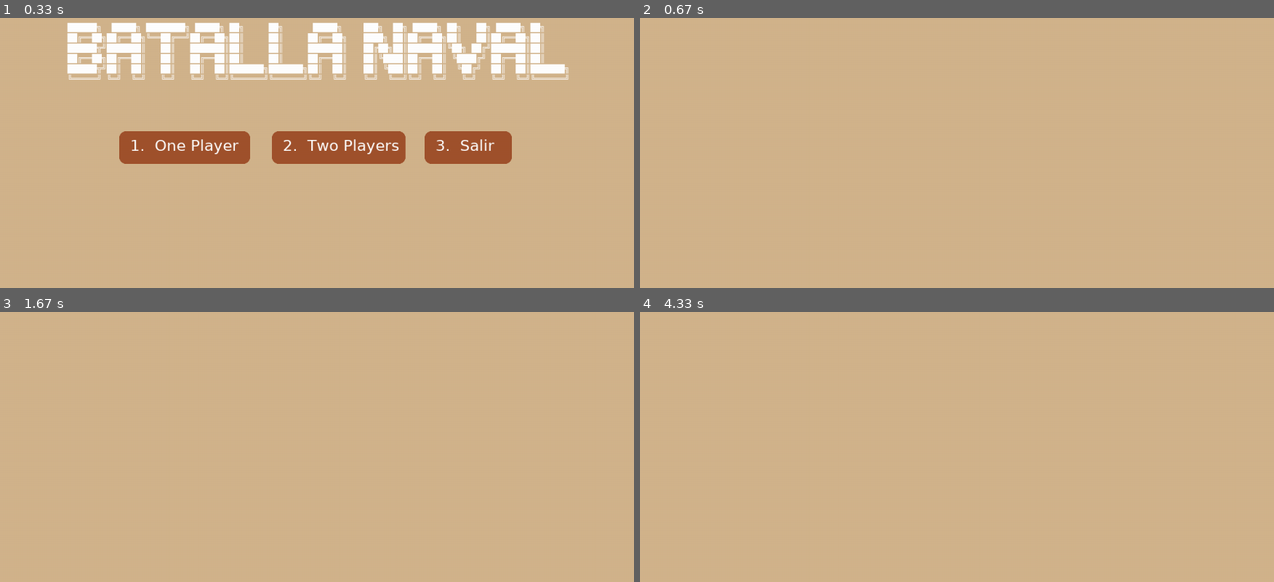
Above: before the commit, frames 1-4 (two rows, left to right).
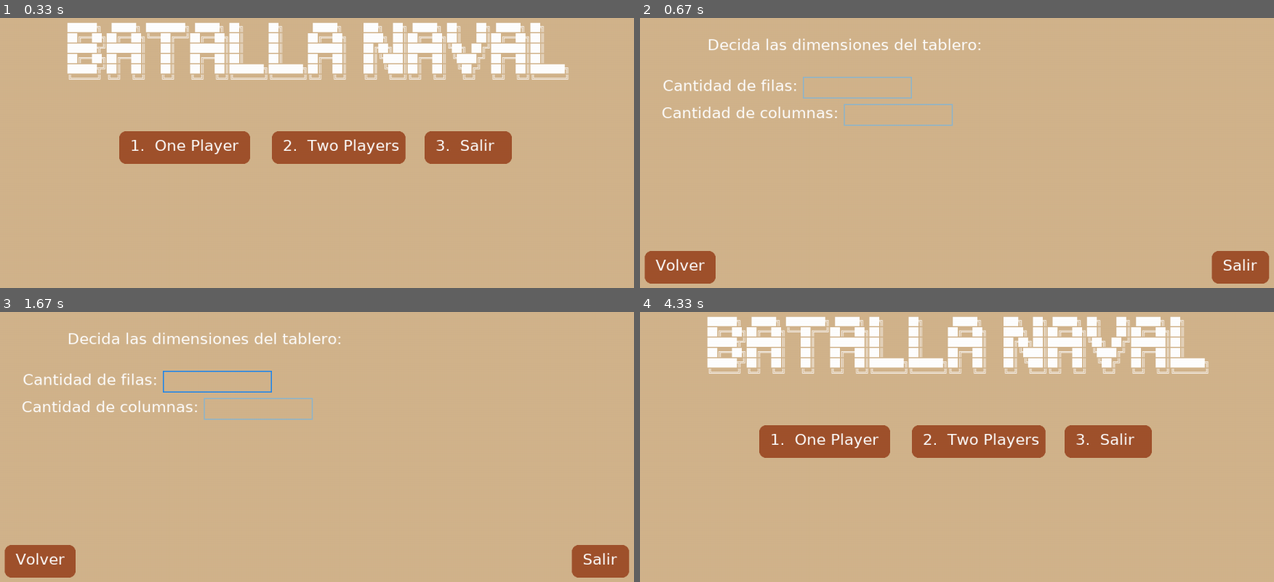
Above: after the commit, the same moments.

Repository: FranWeinmann/Batalla-Naval
Game: pygame game, started from naval-Oliver-Weinmann-pygame.py
Same seed, same stepped clock (60 frames per second), same inputs: the game is played once before the commit and once after it.
Inputs (mouse positions are in pixels of both pictures, inside the frame that each line leads up to):
- Up to frame 1 (0.33 s): no input
- Up to frame 2 (0.67 s): click (963, 136) at 0.38 s
- Up to frame 3 (1.67 s): click (38, 560) at 0.72 s, where only the run after the commit has a clickable "Volver"; click (183, 441) at 1.05 s, where only the run after the commit has a clickable "1. One Player"; click (215, 382) at 1.38 s
- Up to frame 4 (4.33 s): hold Enter 1.67-2.13 s; click (937, 517) at 2.27 s; click (899, 409) at 3.1 s; click (1140, 401) at 3.43 s; click (678, 560) at 4.27 s, where only the run after the commit has a clickable "Volver"

Frame 1 is identical in both runs. In frame 2, 4.2% of the frame differs, in the area x 0-100%, y 7-99%; in frame 3, 4.2%; in frame 4, 16%, in the area x 10-90%, y 1-55%.

Commit message:
Avanzando con pygame

Diff:
--- a/naval-Oliver-Weinmann-pygame.py
+++ b/naval-Oliver-Weinmann-pygame.py
@@ -35,9 +35,13 @@
 BUTTON_PRESSED = (139, 69, 19)
 
 # Input de nombre
-input_box = pygame.Rect(300, 200, 200, 40)
-input_active = False
-input_text = ''
+input_box_filas = pygame.Rect(300, 200, 200, 40)
+input_active_filas = False
+input_text_filas = ''
+
+input_box_columnas = pygame.Rect(300, 200, 200, 40)
+input_active_columnas = False
+input_text_columnas = ''
 
 text_lines = [
     "██████╗  █████╗ ████████╗ █████╗ ██╗     ██╗      █████╗   ███╗  ██╗ █████╗ ██╗   ██╗ █████╗ ██╗     ",
@@ -53,32 +57,49 @@
     text = secondFont.render(textOptions, True, WHITE)
     screen.blit(text, (125, 125))
 
-# Función para mostrar los inputs
-def show_labeled_input(label, input_box, active, text, events, label_offset=(0, 0)):
+# Función para mostrar los inputs con posición controlada por offset
+def show_labeled_input(label, base_rect, active, text, events, offset_pos=(0, 0), label_offset=(0, 0)):
+    # Colores de los bordes del input
     color_inactive = pygame.Color('lightskyblue3')
     color_active = pygame.Color('dodgerblue2')
     color = color_active if active else color_inactive
 
+    # Copiamos el input_box con su posición desplazada
+    input_box = pygame.Rect(
+        base_rect.x + offset_pos[0],
+        base_rect.y + offset_pos[1],
+        base_rect.w,
+        base_rect.h
+    )
+
+    # Manejo de eventos
     for event in events:
         if event.type == pygame.MOUSEBUTTONDOWN:
+            # Si se hace clic en este input, se activa
             if input_box.collidepoint(event.pos):
-                active = not active
+                active = True
             else:
                 active = False
         if event.type == pygame.KEYDOWN and active:
             if event.key == pygame.K_RETURN:
                 print(f"{label} ingresado:", text)
-                return '', active  # Limpiar el texto
+                return '', active  # Limpiar texto
             elif event.key == pygame.K_BACKSPACE:
                 text = text[:-1]
             else:
                 text += event.unicode
 
-    # Mostrar etiqueta
+    # Dibujar la etiqueta
     label_surface = secondFont.render(f"{label}:", True, WHITE)
-    screen.blit(label_surface, (input_box.x - label_surface.get_width() - 10 + label_offset[0], input_box.y + label_offset[1]))
+    screen.blit(
+        label_surface,
+        (
+            input_box.x - label_surface.get_width() - 10 + label_offset[0],
+            input_box.y + label_offset[1]
+        )
+    )
 
-    # Mostrar texto ingresado
+    # Dibujar el texto del input
     txt_surface = secondFont.render(text, True, WHITE)
     width = max(200, txt_surface.get_width() + 10)
     input_box.w = width
@@ -86,8 +107,6 @@
     pygame.draw.rect(screen, color, input_box, 2)
 
     return text, active
-
-
 
 # Función para mostrar el texto grande
 def showBatallaNaval():
@@ -116,6 +135,8 @@
                 page = 1
             elif textChange == '2.  Two Players':
                 page = 2
+            elif textChange == 'Volver':
+                page = 0
     else:
         pygame.mouse.set_cursor(pygame.SYSTEM_CURSOR_ARROW)
         button_color = BUTTON
@@ -138,12 +159,18 @@
         show_button("1.  One Player", (220, 300, 240, 60))
         show_button("2.  Two Players", (500, 300, 245, 60))
         show_button("3.  Salir", (780, 300, 160, 60))
-
     elif page == 1:
         show_text("Decida las dimensiones del tablero:")
         show_button("Salir", (1050, 520, 105, 60))
-        input_text, input_active = show_labeled_input("Nombre", input_box, input_active, input_text, eventos)
+        show_button("Volver", (10, 520, 130, 60))
+        input_text_filas, input_active_filas = show_labeled_input("Cantidad de filas", input_box_filas, input_active_filas, input_text_filas, eventos)
+        input_text_columnas, input_active_columnas = show_labeled_input("Cantidad de columnas", input_box_columnas, input_active_columnas, input_text_columnas, eventos, offset_pos=(75, 50))
     elif page == 2:
-        print("Modo 2 jugadores seleccionado")
+        show_text("Decida las dimensiones del tablero:")
+        #                      X     Y  ANCHO  ALTO
+        show_button("Salir", (1050, 520, 105, 60))
+        show_button("Volver", (10, 520, 130, 60))
+        input_text_filas, input_active_filas = show_labeled_input("Cantidad de filas", input_box_filas, input_active_filas, input_text_filas, eventos)
+        input_text_columnas, input_active_columnas = show_labeled_input("Cantidad de columnas", input_box_columnas, input_active_columnas, input_text_columnas, eventos, offset_pos=(75, 50))
 
     pygame.display.flip()
